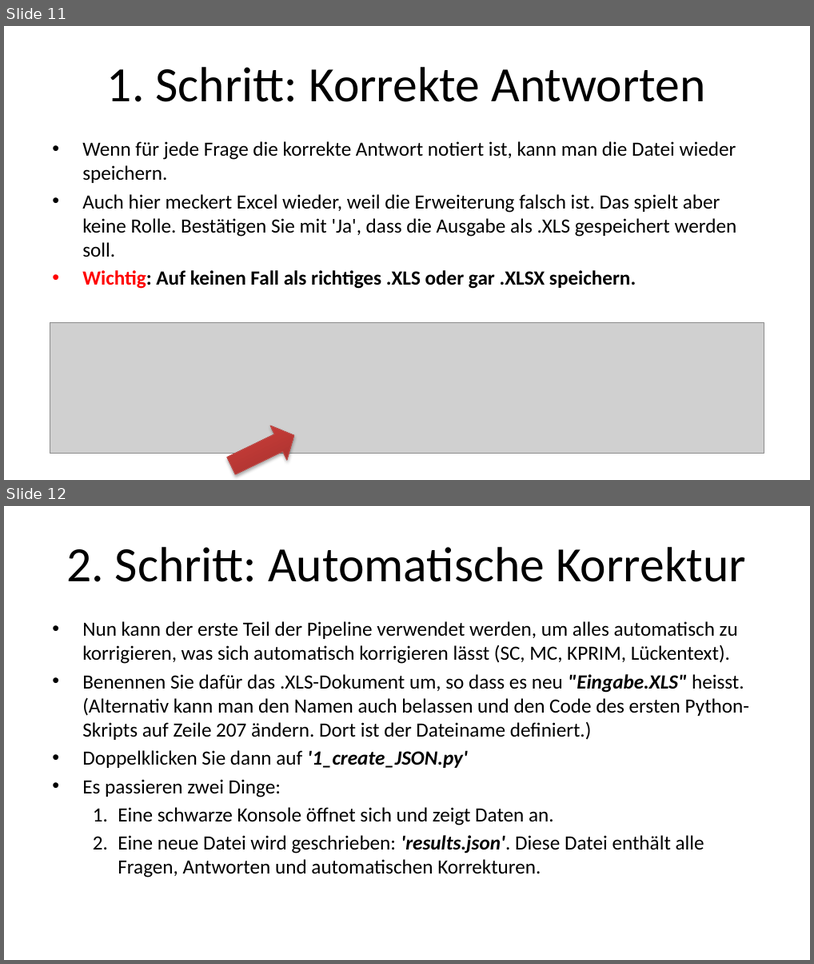
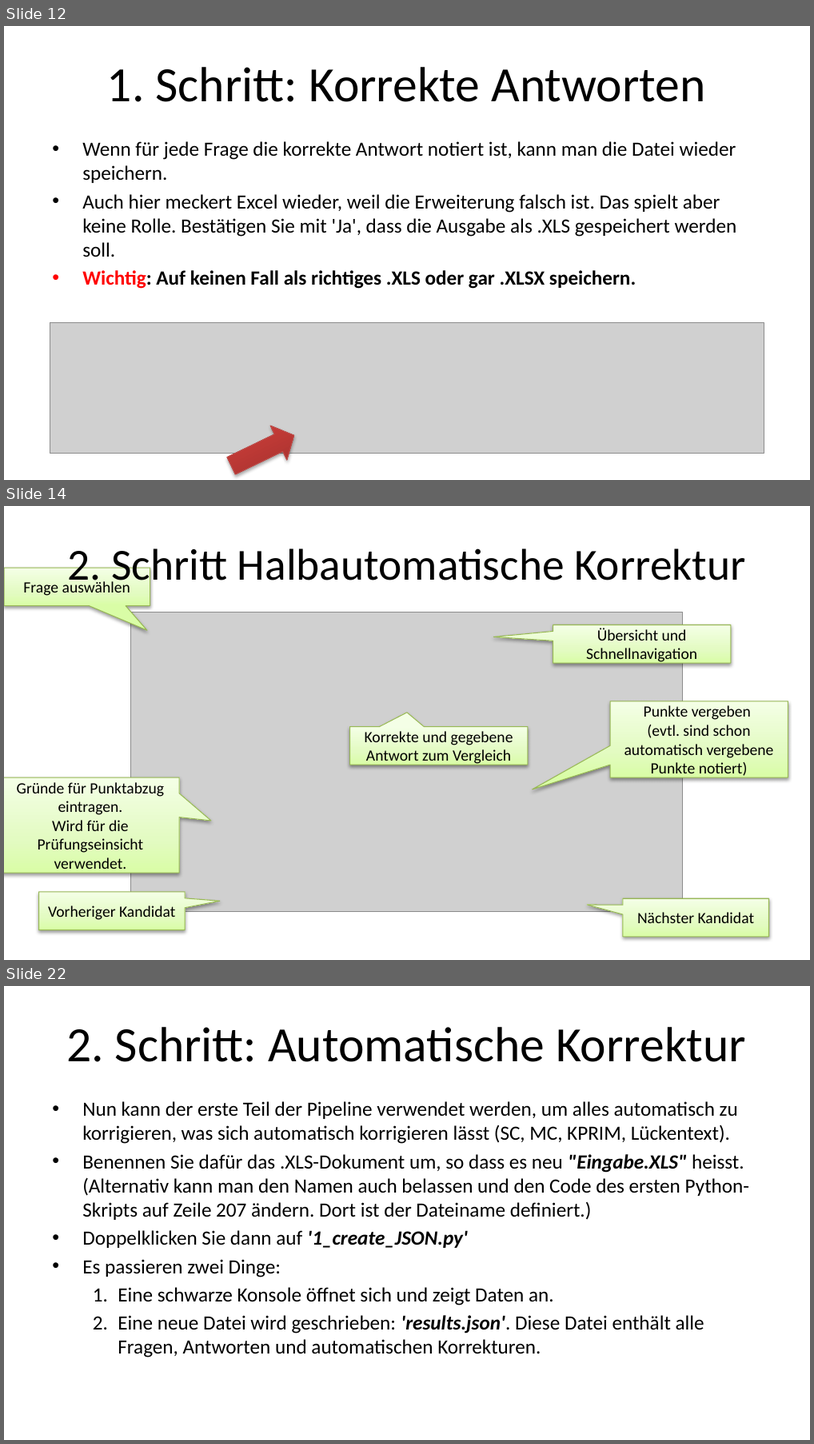
Before and after one commit to Tarlanc/Korrektur, a slide deck: Anleitung_Korrekturpipeline.pptx. Shown one above the other, each under a label of ours: slides 11 and 12 before the commit, slides 12, 14 and 22 after it; the slides between them are not shown. The pictures are 814x964 and 814x1444 pixels, drawn with LibreOffice and Linux fonts; fonts in the diff are those of the drawing; grey boxes stand for pictures. Boxes give left, top, right and bottom in pixels: in the first picture for what was removed or moved away, otherwise in the second. Text is boxed around its words. In the diff, an @@ line names an element or a change of style, - is before the commit and + after.

```diff
--- a/Anleitung_Korrekturpipeline.pptx
+++ b/Anleitung_Korrekturpipeline.pptx
@@ slide 14 added at (4,506,810,960), background #FFFFFF @@
@@ title added at (68,548,746,590), 39.6 pt, text #000000 @@
+2. Schritt Halbautomatische Korrektur
@@ speech box added at (4,568,150,606), fill gradient #DAFDA7 to #E4FCC2 to #F5FFE7, outline #98B955 0.75 pt, 14 pt, text #000000 @@
+Frage auswählen
@@ picture added at (131,612,683,911) @@
@@ speech box added at (553,624,730,663), fill gradient #DAFDA7 to #E4FCC2 to #F5FFE7, outline #98B955 0.75 pt, 14 pt, text #000000 @@
+Übersicht und Schnellnavigation
@@ speech box added at (610,701,788,777), fill gradient #DAFDA7 to #E4FCC2 to #F5FFE7, outline #98B955 0.75 pt, 14 pt, text #000000 @@
+Punkte vergeben
+(evtl. sind schon automatisch vergebene Punkte notiert)
@@ speech box added at (350,726,527,764), fill gradient #DAFDA7 to #E4FCC2 to #F5FFE7, outline #98B955 0.75 pt, 14 pt, text #000000 @@
+Korrekte und gegebene Antwort zum Vergleich
@@ speech box added at (4,777,179,872), fill gradient #DAFDA7 to #E4FCC2 to #F5FFE7, outline #98B955 0.75 pt, 14 pt, text #000000 @@
+Gründe für Punktabzug eintragen.
+Wird für die Prüfungseinsicht verwendet.
@@ speech box added at (38,892,185,929), fill gradient #DAFDA7 to #E4FCC2 to #F5FFE7, outline #98B955 0.75 pt, 14 pt, text #000000 @@
+Vorheriger Kandidat
@@ speech box added at (623,898,770,936), fill gradient #DAFDA7 to #E4FCC2 to #F5FFE7, outline #98B955 0.75 pt, 14 pt, text #000000 @@
+Nächster Kandidat
@@ what was slide 11 is now slide 12 @@
@@ what was slide 12 is now slide 22 @@
```
Also in this commit, not shown: 9 other slides added.
